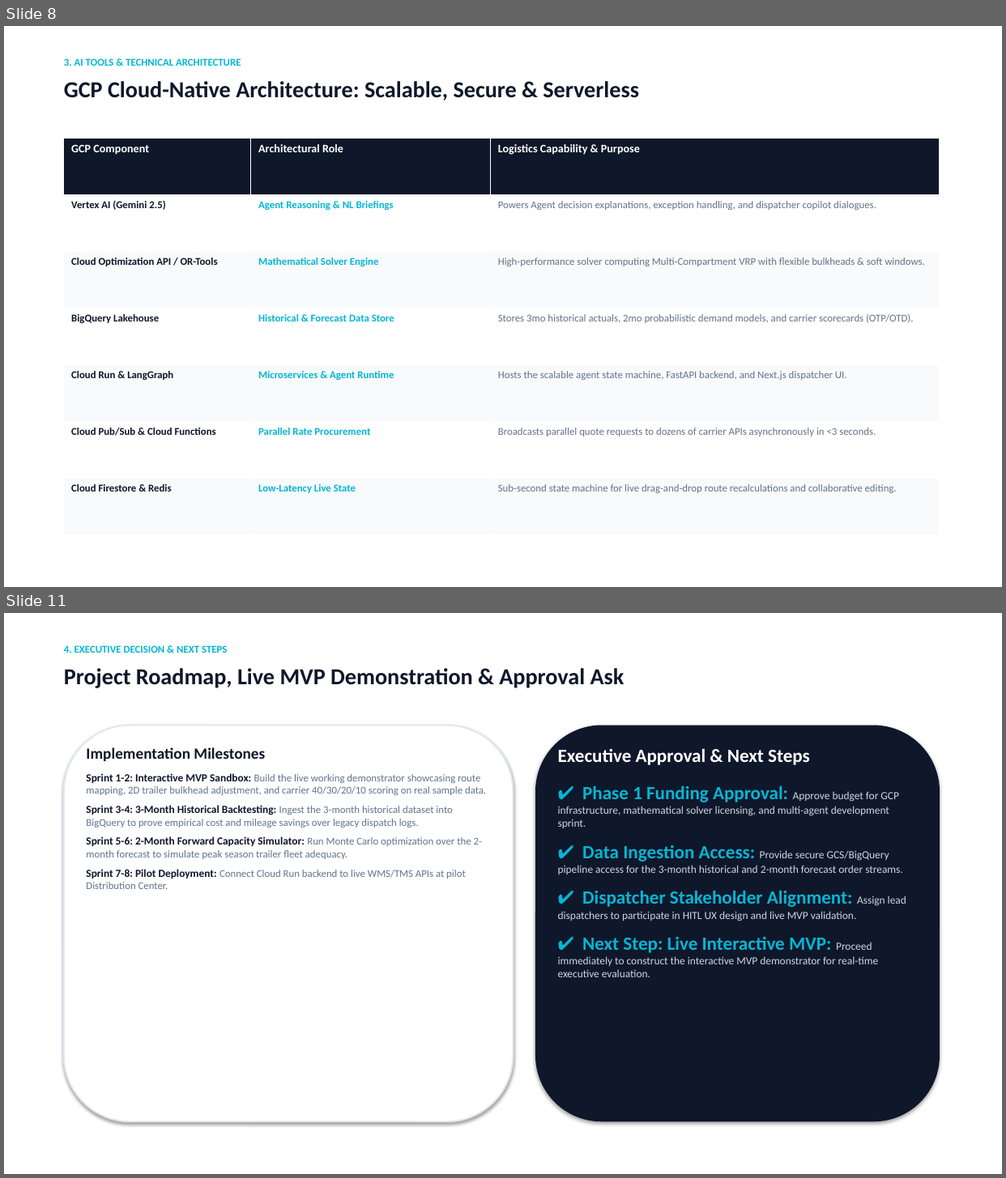
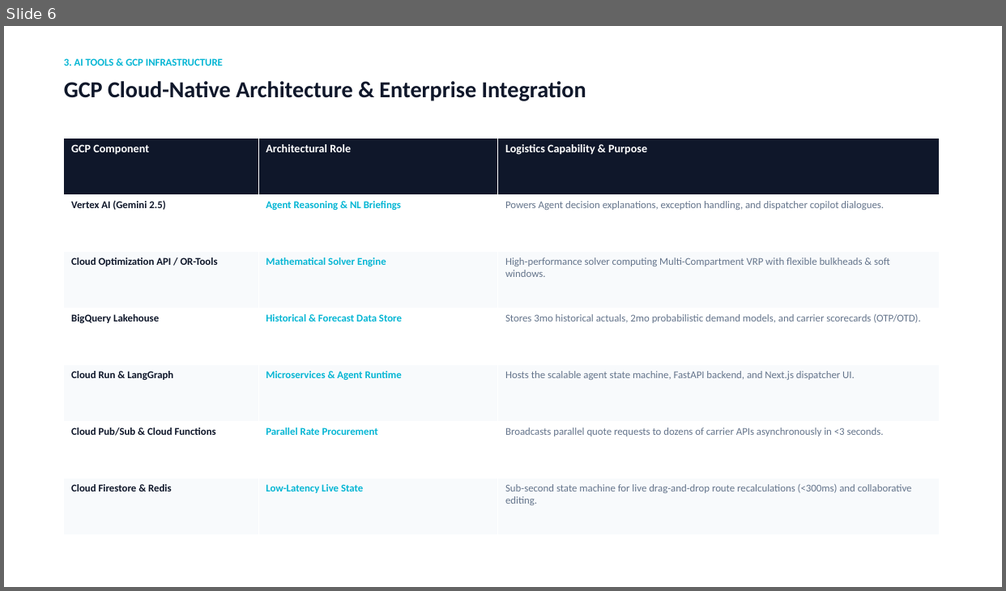
Before and after one commit to goyalpushkar/agentic-route-optimization, a slide deck: Wholesale_Grocery_Route_Optimization_Executive_Deck.pptx. Shown one above the other, each under a label of ours: slides 8 and 11 before the commit, slide 6 after it; the slides between them are not shown. The pictures are 1006x1178 and 1006x591 pixels, drawn with LibreOffice and Linux fonts; fonts in the diff are those of the drawing. Boxes give left, top, right and bottom in pixels: in the first picture for what was removed or moved away, otherwise in the second. Text is boxed around its words. In the diff, an @@ line names an element or a change of style, - is before the commit and + after.

```diff
--- a/Wholesale_Grocery_Route_Optimization_Executive_Deck.pptx
+++ b/Wholesale_Grocery_Route_Optimization_Executive_Deck.pptx
@@ slide 11 removed at box(4, 613, 1002, 1174), background #FFFFFF @@
@@ text removed at box(64, 645, 227, 653) @@
-4. EXECUTIVE DECISION & NEXT STEPS
@@ text removed at box(64, 668, 624, 688) @@
-Project Roadmap, Live MVP Demonstration & Approval Ask
@@ rounded rectangle removed at box(64, 726, 513, 1122) @@
@@ rounded rectangle removed at box(535, 726, 940, 1122) @@
@@ text removed at box(86, 747, 486, 889) @@
-Implementation Milestones
-Sprint 1-2: Interactive MVP Sandbox: Build the live working demonstrator showcasing route mapping, 2D trailer bulkhead adjustment, and carrier 40/30/20/10 scoring on real sample data.
-Sprint 3-4: 3-Month Historical Backtesting: Ingest the 3-month historical dataset into BigQuery to prove empirical cost and mileage savings over legacy dispatch logs.
-Sprint 5-6: 2-Month Forward Capacity Simulator: Run Monte Carlo optimization over the 2-month forecast to simulate peak season trailer fleet adequacy.
-Sprint 7-8: Pilot Deployment: Connect Cloud Run backend to live WMS/TMS APIs at pilot Distribution Center.
@@ text removed at box(558, 748, 906, 977) @@
-Executive Approval & Next Steps
-✔ Phase 1 Funding Approval: Approve budget for GCP infrastructure, mathematical solver licensing, and multi-agent development sprint.
-✔ Data Ingestion Access: Provide secure GCS/BigQuery pipeline access for the 3-month historical and 2-month forecast order streams.
-✔ Dispatcher Stakeholder Alignment: Assign lead dispatchers to participate in HITL UX design and live MVP validation.
-✔ Next Step: Live Interactive MVP: Proceed immediately to construct the interactive MVP demonstrator for real-time executive evaluation.
@@ what was slide 8 is now slide 6 @@
@@ slide 6 changed as well @@
@@ text at box(64, 58, 223, 66): text changed @@
-3. AI TOOLS & TECHNICAL ARCHITECTURE
+3. AI TOOLS & GCP INFRASTRUCTURE
@@ text at box(64, 81, 586, 101): text changed @@
-GCP Cloud-Native Architecture: Scalable, Secure & Serverless
+GCP Cloud-Native Architecture & Enterprise Integration
@@ table at box(64, 139, 940, 535) @@
-row 7, column 3: Sub-second state machine for live drag-and-drop route recalculations and collaborative editing.
+row 7, column 3: Sub-second state machine for live drag-and-drop route recalculations (<300ms) and collaborative editing.
```
Also in this commit, not shown: 3 other slides changed, 4 slides added, 6 other slides removed, 22 other files.
